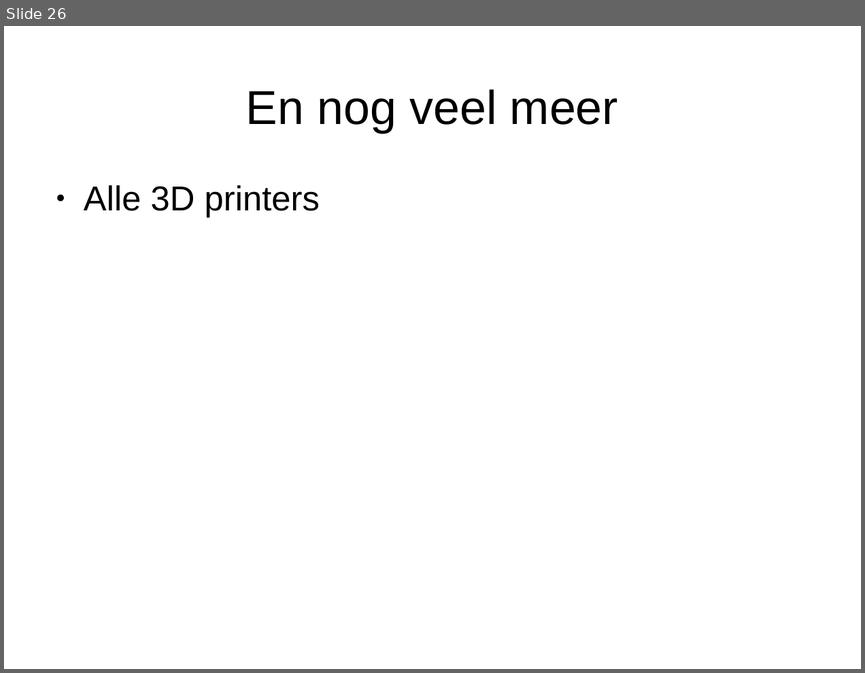
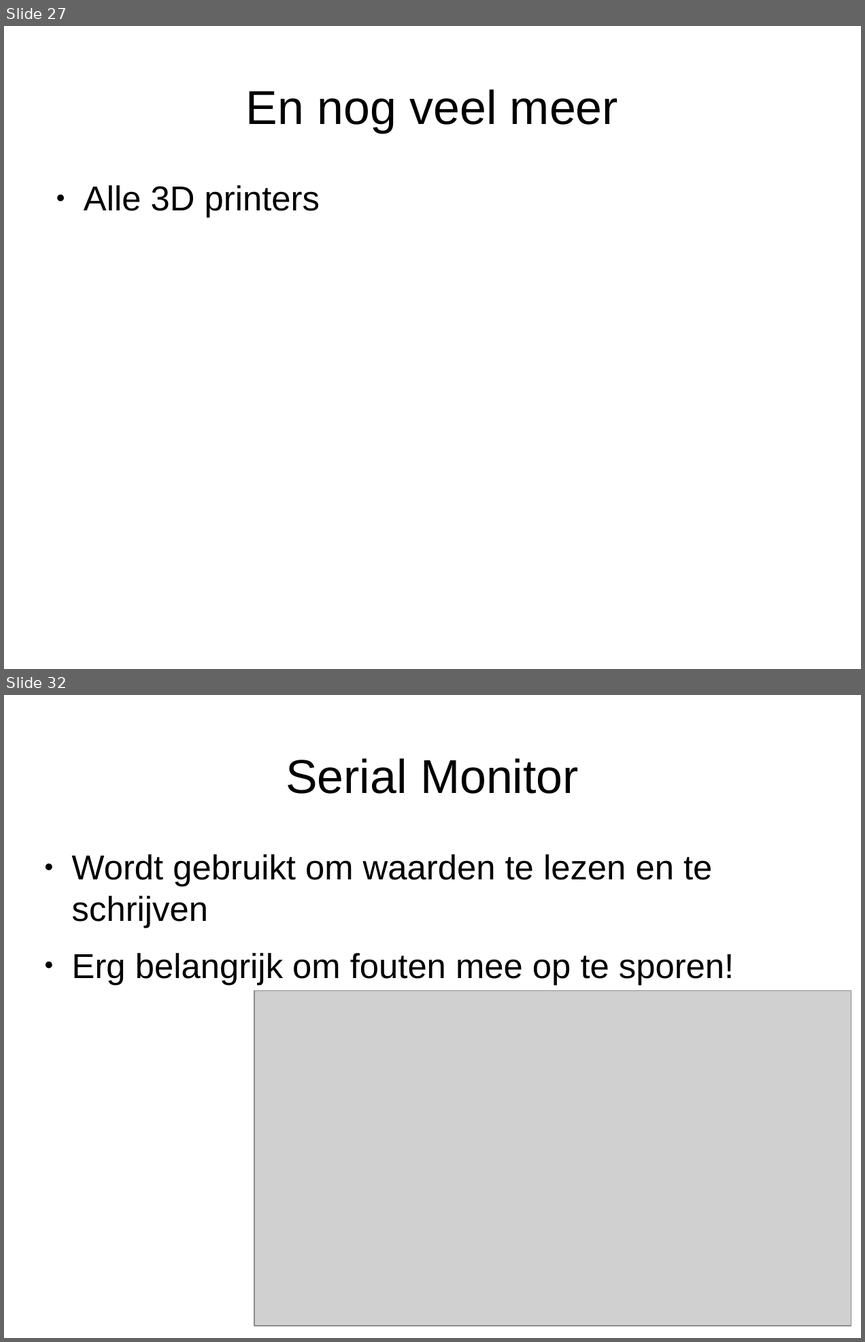
Before and after one commit to djog/arduino_cursus, a slide deck: Presentaties/Dag1.odp. Shown one above the other, each under a label of ours: slide 26 before the commit, slides 27 and 32 after it; the slides between them are not shown. The pictures are 865x673 and 865x1342 pixels, drawn with LibreOffice and Linux fonts; fonts in the diff are those of the drawing; grey boxes stand for pictures. Boxes give left, top, right and bottom in pixels: in the first picture for what was removed or moved away, otherwise in the second. Text is boxed around its words. In the diff, an @@ line names an element or a change of style, - is before the commit and + after.

```diff
--- a/Presentaties/Dag1.odp
+++ b/Presentaties/Dag1.odp
@@ slide 32 added at (x1=4, y1=695, x2=861, y2=1338), background #FFFFFF @@
@@ title added at (x1=286, y1=758, x2=579, y2=794), 44 pt, text #000000 @@
+Serial Monitor
@@ text added at (x1=72, y1=854, x2=734, y2=985), 32 pt, text #000000 @@
+● Wordt gebruikt om waarden te lezen en te schrijven
+● Erg belangrijk om fouten mee op te sporen!
@@ picture added at (x1=254, y1=990, x2=851, y2=1325) @@
@@ what was slide 26 is now slide 27 @@
```
Also in this commit, not shown: 1 slide changed, 15 other slides added, 13 other files.
